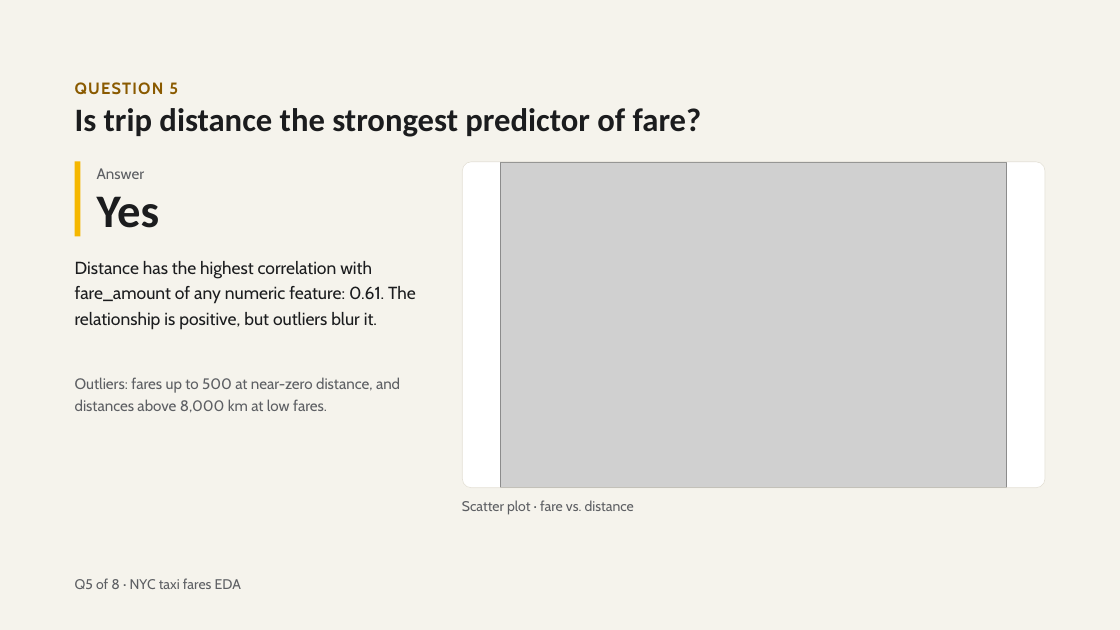
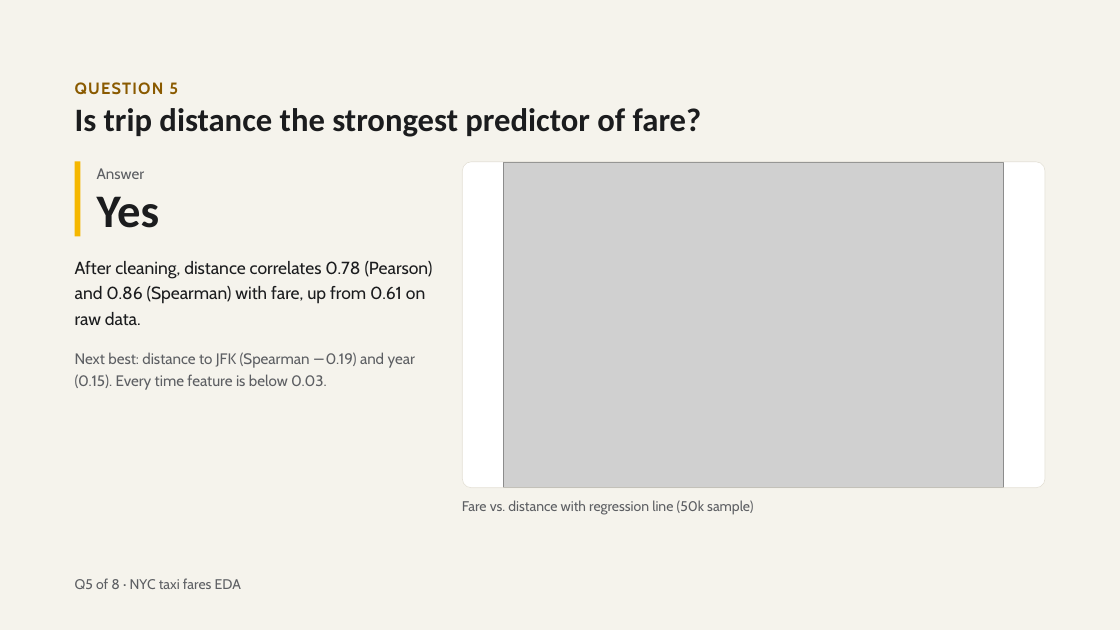
Before and after one commit to Youssef57-T/Cellula-Internship-MlEngineer, a slide deck: slide 10 of NYC Taxi Fares — 8 Questions.pptx (slide 9 before the commit). Drawn at 1120x630 pixels with LibreOffice and Linux fonts; fonts in the diff are those of the drawing; grey boxes stand for pictures. Boxes give left, top, right and bottom in pixels: in the first picture for what was removed or moved away, otherwise in the second. Text is boxed around its words. In the diff, an @@ line names an element or a change of style, - is before the commit and + after.

```diff
--- a/NYC Taxi Fares — 8 Questions.pptx
+++ b/NYC Taxi Fares — 8 Questions.pptx
@@ picture: place and size @@
-picture at [501, 162, 1007, 488]
+picture at [504, 162, 1003, 488]
@@ text at [75, 261, 433, 325]: text changed @@
-Distance has the highest correlation with fare_amount of any numeric feature: 0.61. The relationship is positive, but outliers blur it.
+After cleaning, distance correlates 0.78 (Pearson) and 0.86 (Spearman) with fare, up from 0.61 on raw data.
@@ text at [75, 352, 415, 389]: text changed @@
-Outliers: fares up to 500 at near-zero distance, and distances above 8,000 km at low fares.
+Next best: distance to JFK (Spearman −0.19) and year (0.15). Every time feature is below 0.03.
@@ text at [462, 500, 753, 515]: text changed @@
-Scatter plot · fare vs. distance
+Fare vs. distance with regression line (50k sample)
```
Also in this commit, not shown: 9 other slides changed, 2 slides added, 1 slide removed.
